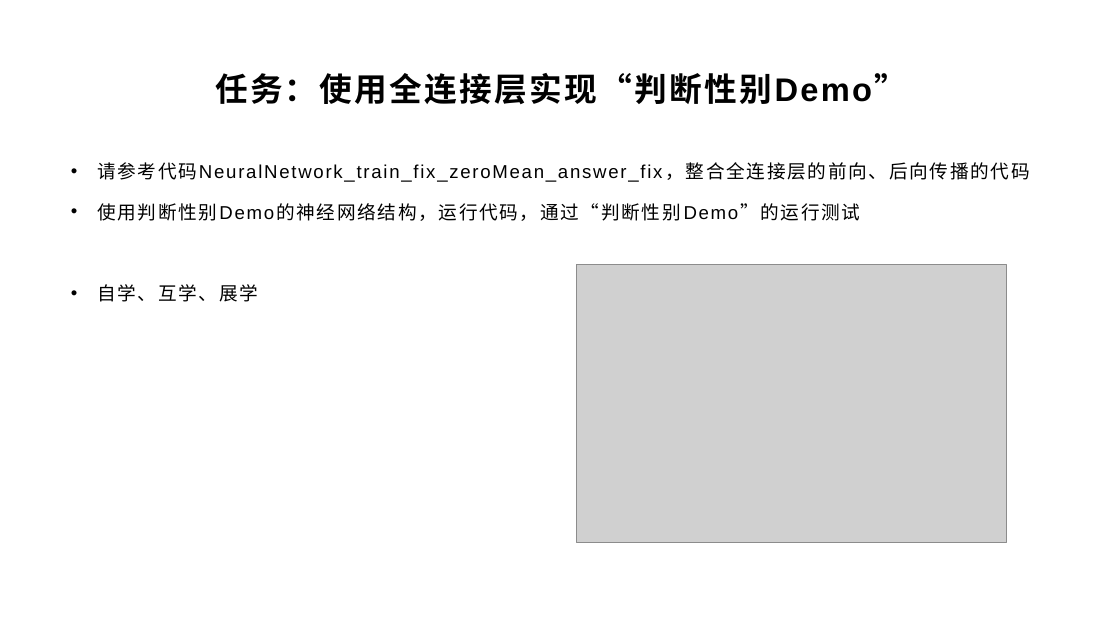
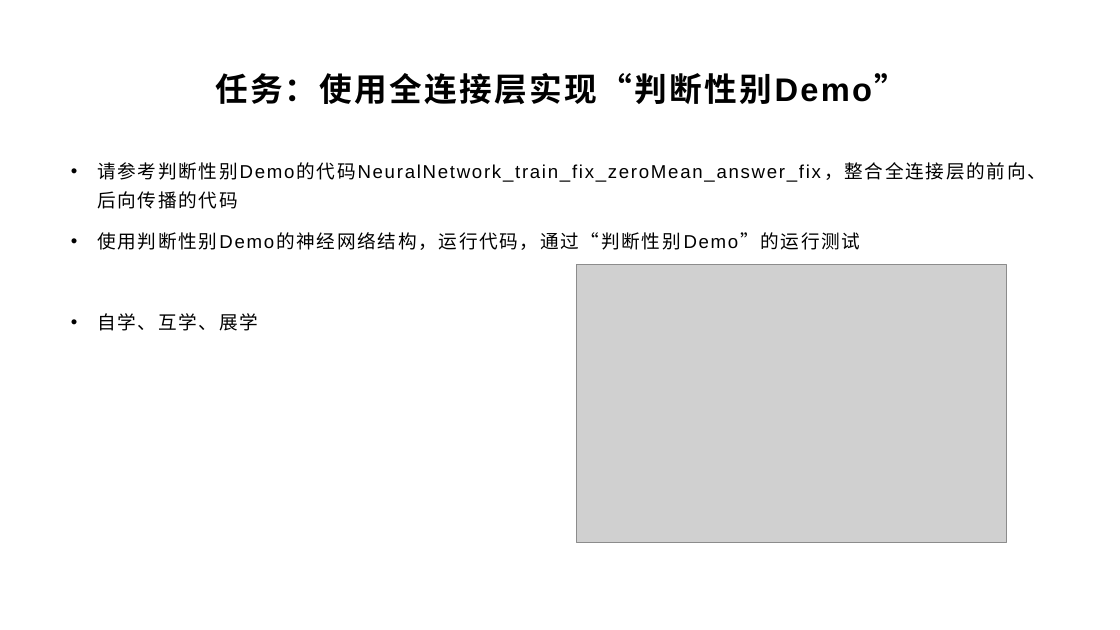
Before and after one commit to yyc-git/DeepLearningEdu, a slide deck: slide 27 of lessons/3_derivation_3/ppt/全连接层的前向和后向传播推导（下）.pptx. Drawn at 1120x630 pixels with LibreOffice and Linux fonts; fonts in the diff are those of the drawing; grey boxes stand for pictures; background and template pictures are left out. Boxes give left, top, right and bottom in pixels: in the first picture for what was removed or moved away, otherwise in the second. Text is boxed around its words. In the diff, an @@ line names an element or a change of style, - is before the commit and + after.

```diff
--- a/lessons/3_derivation_3/ppt/全连接层的前向和后向传播推导（下）.pptx
+++ b/lessons/3_derivation_3/ppt/全连接层的前向和后向传播推导（下）.pptx
@@ text at bbox=[97, 162, 1046, 209]: text changed @@
-• 请参考代码NeuralNetwork_train_fix_zeroMean_answer_fix，整合全连接层的前向、后向传播的代码
+• 请参考判断性别Demo的代码NeuralNetwork_train_fix_zeroMean_answer_fix，整合全连接层的前向、后向传播的代码
```
Also in this commit, not shown: 1 other slide changed, 1 other file.
